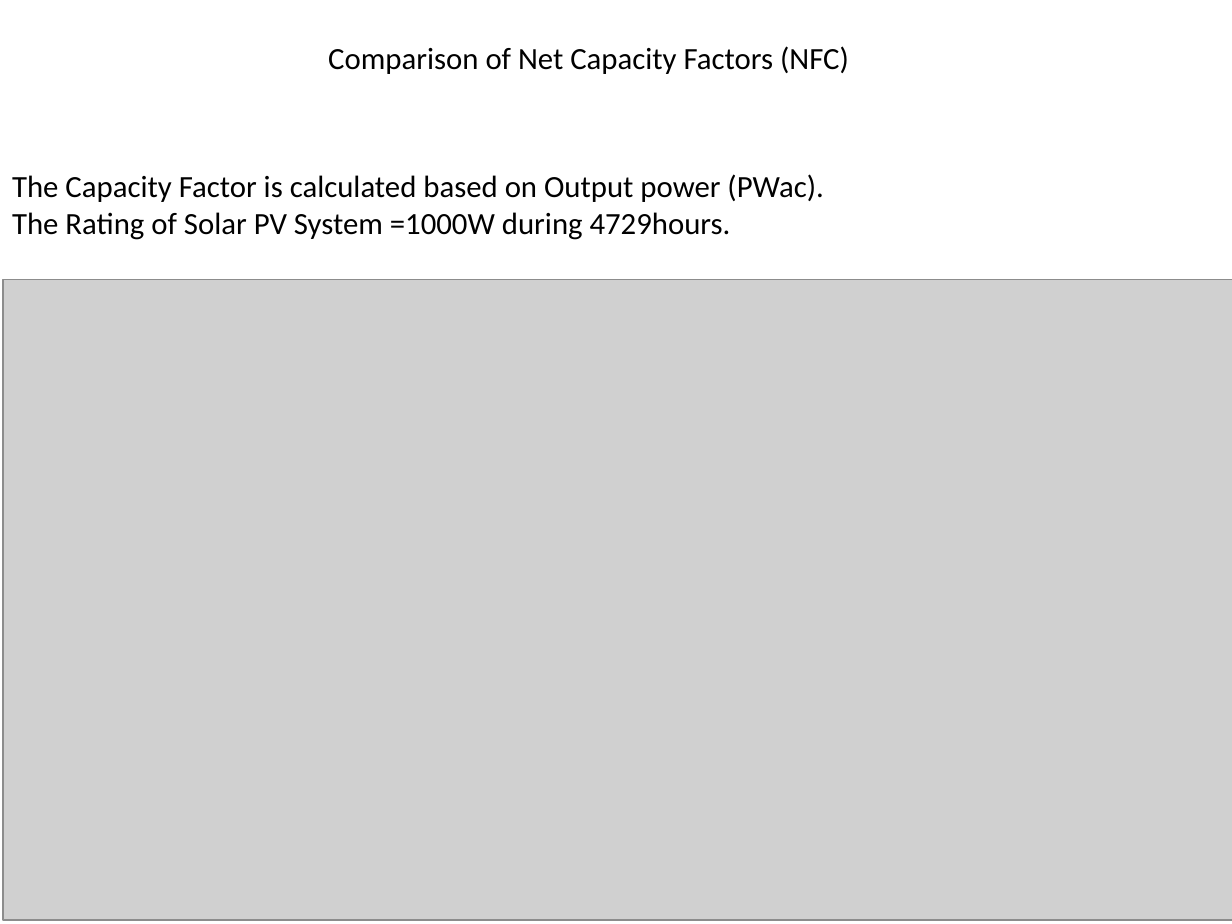
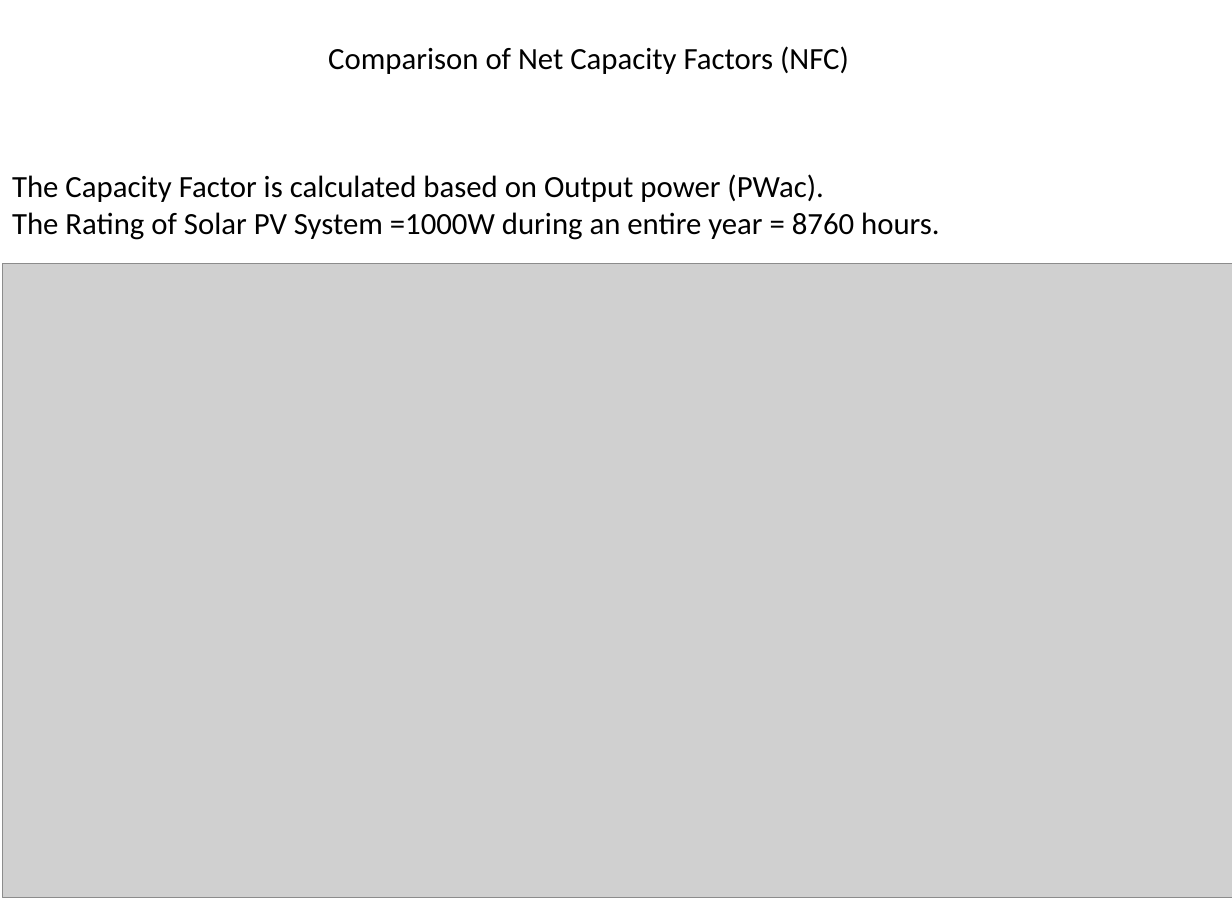
Before and after one commit to MohamedAbuella/Solar-Energy-Modeling-for-Some-Locations-in-Libya, a slide deck: slide 14 of Solar_Energy_Analysis_for Some Locations in Libya.pptx. Drawn at 1232x924 pixels with LibreOffice and Linux fonts; fonts in the diff are those of the drawing; grey boxes stand for pictures. Boxes give left, top, right and bottom in pixels: in the first picture for what was removed or moved away, otherwise in the second. Text is boxed around its words. In the diff, an @@ line names an element or a change of style, - is before the commit and + after.

```diff
--- a/Solar_Energy_Analysis_for Some Locations in Libya.pptx
+++ b/Solar_Energy_Analysis_for Some Locations in Libya.pptx
@@ text at (12, 212, 940, 240): text changed @@
-The Rating of Solar PV System =1000W during 4729hours.
+The Rating of Solar PV System =1000W during an entire year = 8760 hours.
@@ picture: place and size @@
-picture at (4, 280, 1232, 920)
+picture at (2, 264, 1232, 898)
```
Also in this commit, not shown: 6 other slides changed, 1 other file.
